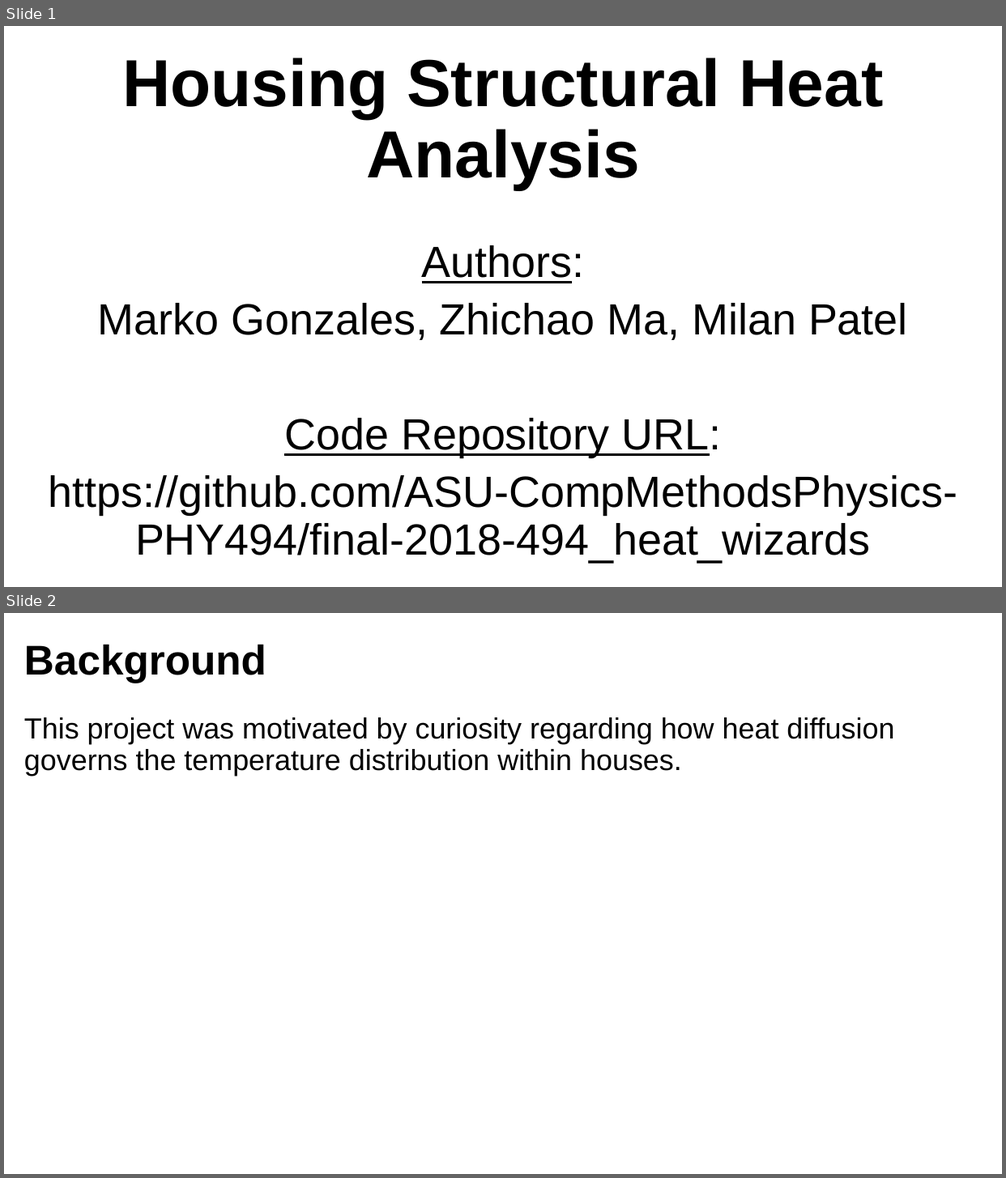
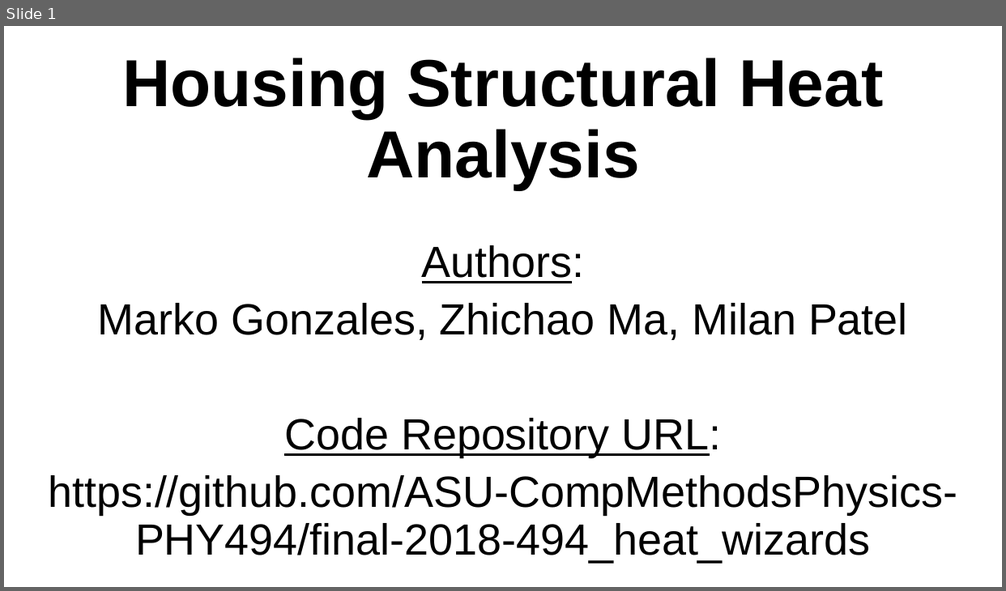
Before and after one commit to ASU-CompMethodsPhysics-PHY494/final-2018-494_heat_wizards, a slide deck: poster/poster_v1.1.pptx. Shown one above the other, each under a label of ours: slides 1 and 2 before the commit, slide 1 after it. The pictures are 1006x1178 and 1006x591 pixels, drawn with LibreOffice and Linux fonts; fonts in the diff are those of the drawing. Boxes give left, top, right and bottom in pixels: in the first picture for what was removed or moved away, otherwise in the second. Text is boxed around its words. In the diff, an @@ line names an element or a change of style, - is before the commit and + after.

Commit message:
Poster v1.1 update.

```diff
--- a/poster/poster_v1.1.pptx
+++ b/poster/poster_v1.1.pptx
@@ slide 2 removed at box(4, 613, 1002, 1174), background #FFFFFF @@
@@ title removed at box(24, 644, 266, 683) @@
-Background
@@ text removed at box(24, 717, 894, 776) @@
-This project was motivated by curiosity regarding how heat diffusion governs the temperature distribution within houses.
```
Also in this commit, not shown: 1 slide changed, 2 slides added, 2 other slides removed.
